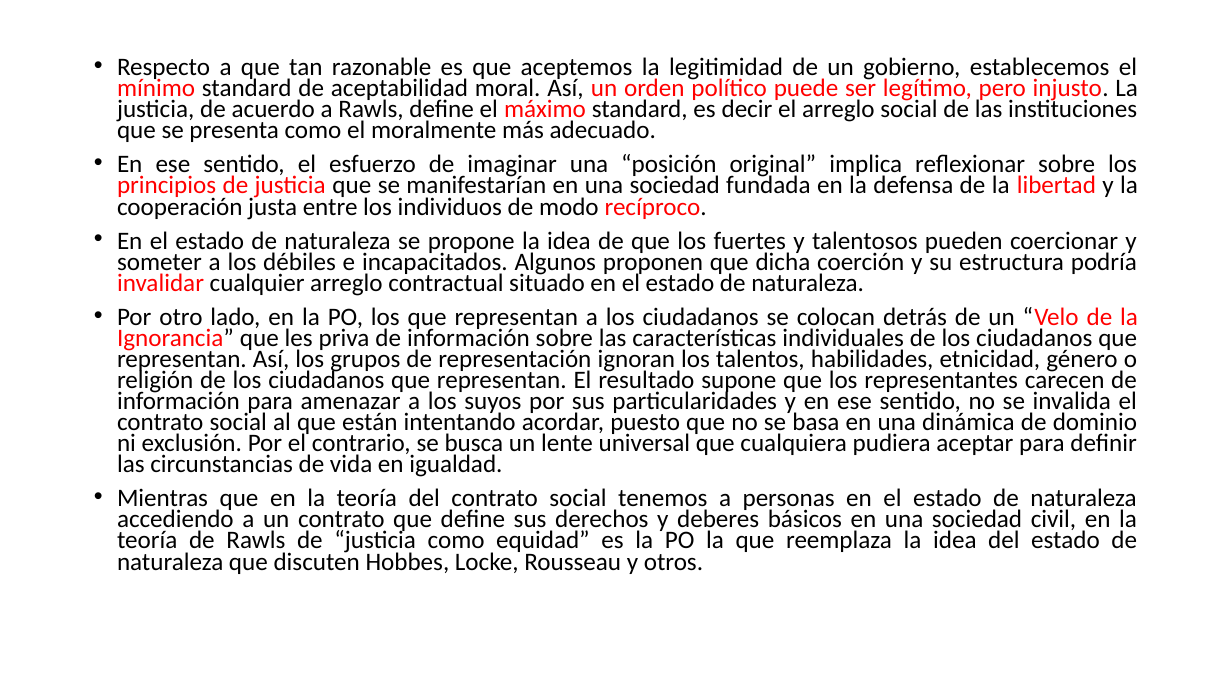
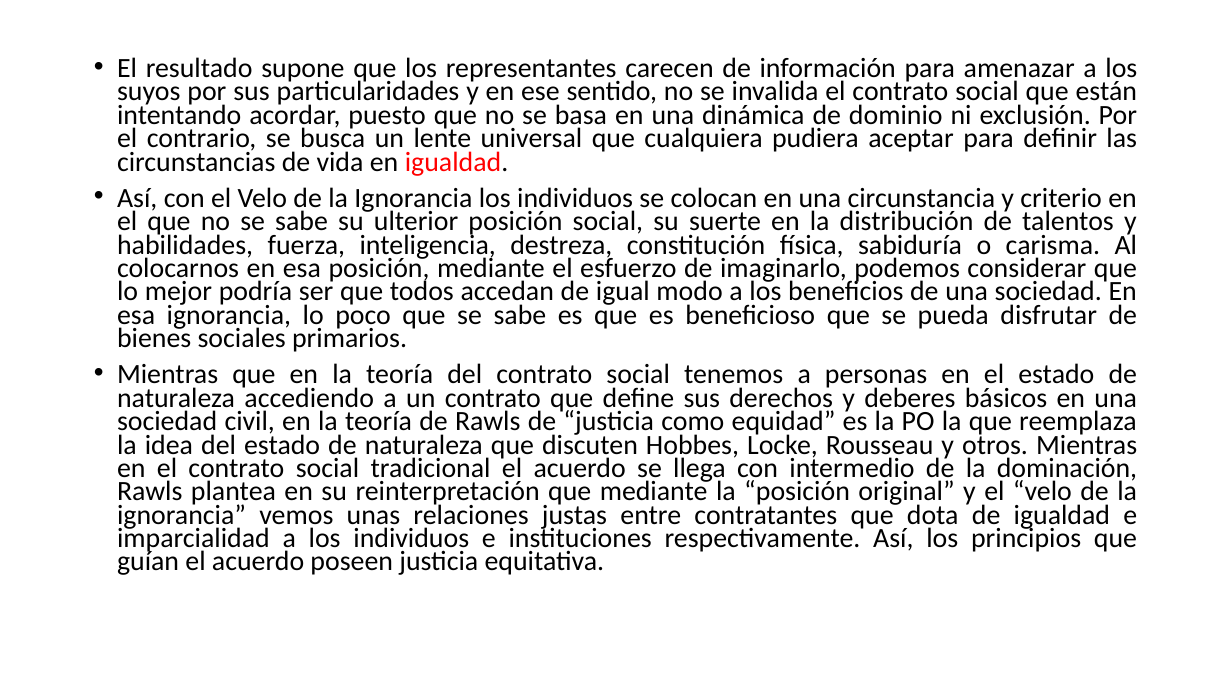
Before and after one commit to zaboltar/zaboltar.github.io, a slide deck: slide 7 of assets uarm/2019 sol-penscri-justfilpol/John Rawls - Justice as Fairness.pptx (slide 5 before the commit). Drawn at 1232x693 pixels with LibreOffice and Linux fonts; fonts in the diff are those of the drawing. Boxes give left, top, right and bottom in pixels: in the first picture for what was removed or moved away, otherwise in the second. Text is boxed around its words. In the diff, an @@ line names an element or a change of style, - is before the commit and + after.

Commit message:
rawls2

```diff
--- a/assets uarm/2019 sol-penscri-justfilpol/John Rawls - Justice as Fairness.pptx
+++ b/assets uarm/2019 sol-penscri-justfilpol/John Rawls - Justice as Fairness.pptx
@@ text at box(117, 57, 1137, 575): text changed; size 19.6 to 21.7 pt @@
-• Respecto a que tan razonable es que aceptemos la legitimidad de un gobierno, establecemos el mínimo standard de aceptabilidad moral. Así, un orden político puede ser legítimo, pero injusto. La justicia, de acuerdo a Rawls, define el máximo standard, es decir el arreglo social de las instituciones que se presenta como el moralmente más adecuado.
-• En ese sentido, el esfuerzo de imaginar una “posición original” implica reflexionar sobre los principios de justicia que se manifestarían en una sociedad fundada en la defensa de la libertad y la cooperación justa entre los individuos de modo recíproco.
-• En el estado de naturaleza se propone la idea de que los fuertes y talentosos pueden coercionar y someter a los débiles e incapacitados. Algunos proponen que dicha coerción y su estructura podría invalidar cualquier arreglo contractual situado en el estado de naturaleza.
-• Por otro lado, en la PO, los que representan a los ciudadanos se colocan detrás de un “Velo de la Ignorancia” que les priva de información sobre las características individuales de los ciudadanos que representan. Así, los grupos de representación ignoran los talentos, habilidades, etnicidad, género o religión de los ciudadanos que representan. El resultado supone que los representantes carecen de información para amenazar a los suyos por sus particularidades y en ese sentido, no se invalida el contrato social al que están intentando acordar, puesto que no se basa en una dinámica de dominio ni exclusión. Por el contrario, se busca un lente universal que cualquiera pudiera aceptar para definir las circunstancias de vida en igualdad.
-• Mientras que en la teoría del contrato social tenemos a personas en el estado de naturaleza accediendo a un contrato que define sus derechos y deberes básicos en una sociedad civil, en la teoría de Rawls de “justicia como equidad” es la PO la que reemplaza la idea del estado de naturaleza que discuten Hobbes, Locke, Rousseau y otros.
+• El resultado supone que los representantes carecen de información para amenazar a los suyos por sus particularidades y en ese sentido, no se invalida el contrato social que están intentando acordar, puesto que no se basa en una dinámica de dominio ni exclusión. Por el contrario, se busca un lente universal que cualquiera pudiera aceptar para definir las circunstancias de vida en igualdad.
+• Así, con el Velo de la Ignorancia los individuos se colocan en una circunstancia y criterio en el que no se sabe su ulterior posición social, su suerte en la distribución de talentos y habilidades, fuerza, inteligencia, destreza, constitución física, sabiduría o carisma. Al colocarnos en esa posición, mediante el esfuerzo de imaginarlo, podemos considerar que lo mejor podría ser que todos accedan de igual modo a los beneficios de una sociedad. En esa ignorancia, lo poco que se sabe es que es beneficioso que se pueda disfrutar de bienes sociales primarios.
+• Mientras que en la teoría del contrato social tenemos a personas en el estado de naturaleza accediendo a un contrato que define sus derechos y deberes básicos en una sociedad civil, en la teoría de Rawls de “justicia como equidad” es la PO la que reemplaza la idea del estado de naturaleza que discuten Hobbes, Locke, Rousseau y otros. Mientras en el contrato social tradicional el acuerdo se llega con intermedio de la dominación, Rawls plantea en su reinterpretación que mediante la “posición original” y el “velo de la ignorancia” vemos unas relaciones justas entre contratantes que dota de igualdad e imparcialidad a los individuos e instituciones respectivamente. Así, los principios que guían el acuerdo poseen justicia equitativa.
```
Also in this commit, not shown: 2 other slides changed, 3 slides added.
